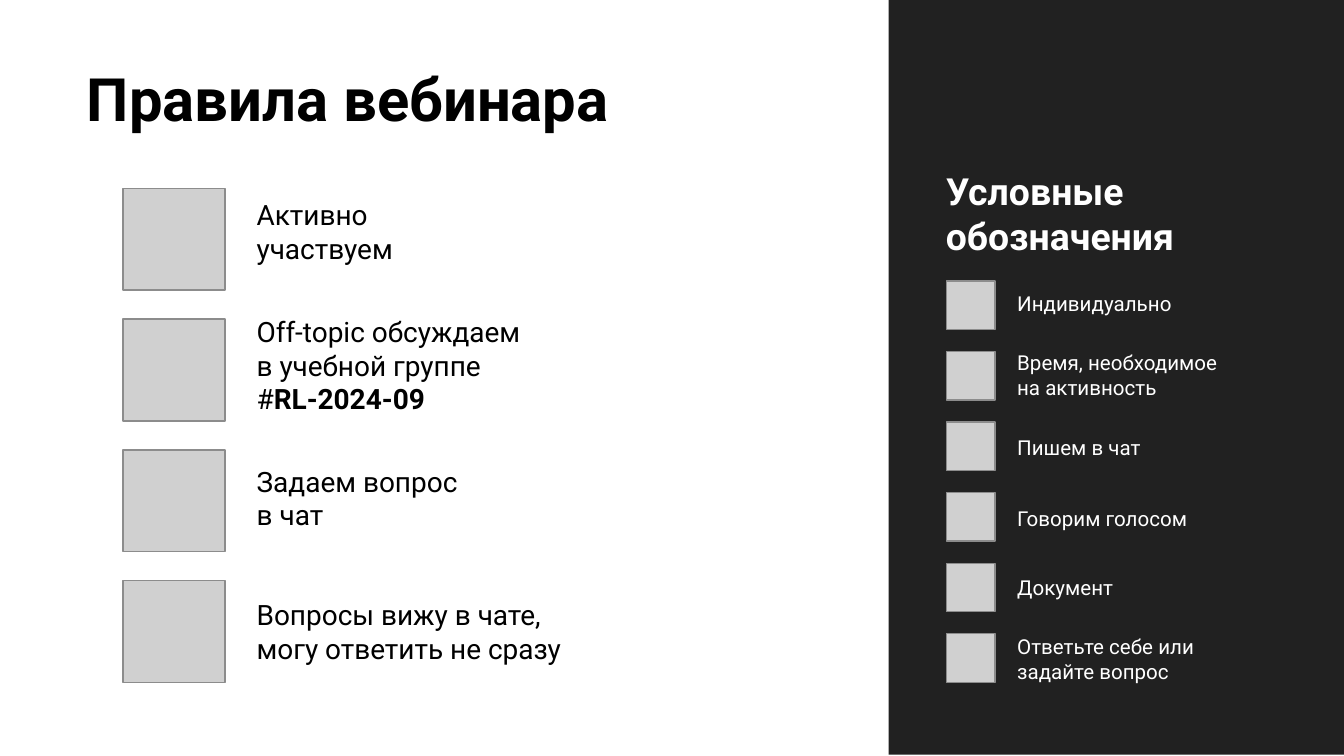
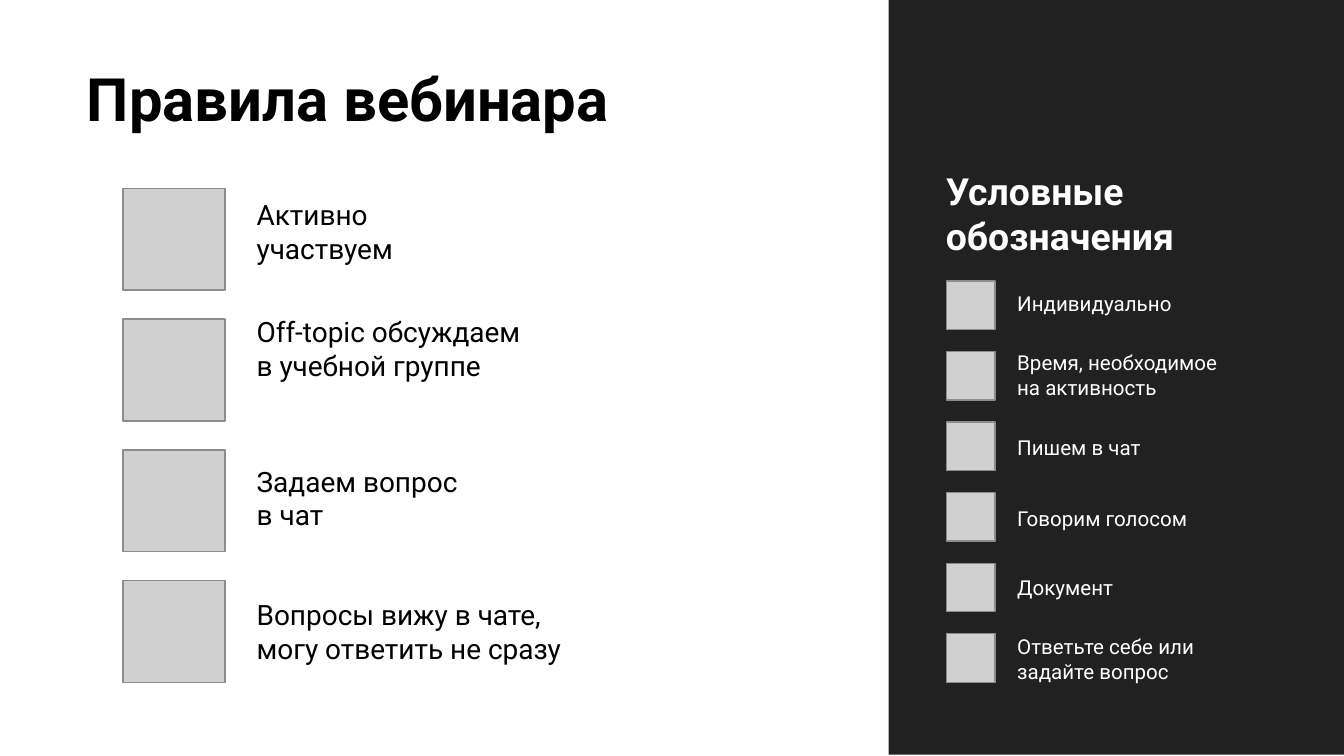
Before and after one commit to stureiko/Otus_lectures, a slide deck: slide 3 of RL/Course-project/Course project.pptx. Drawn at 1344x756 pixels with LibreOffice and Linux fonts; fonts in the diff are those of the drawing; grey boxes stand for pictures; background and template pictures are left out. Boxes give left, top, right and bottom in pixels: in the first picture for what was removed or moved away, otherwise in the second. Text is boxed around its words. In the diff, an @@ line names an element or a change of style, - is before the commit and + after.

```diff
--- a/RL/Course-project/Course project.pptx
+++ b/RL/Course-project/Course project.pptx
@@ text at (x1=257, y1=388, x2=425, y2=410): paragraph removed @@
-#RL-2024-09
```
Also in this commit, not shown: 1 other slide changed, 37 other files.
